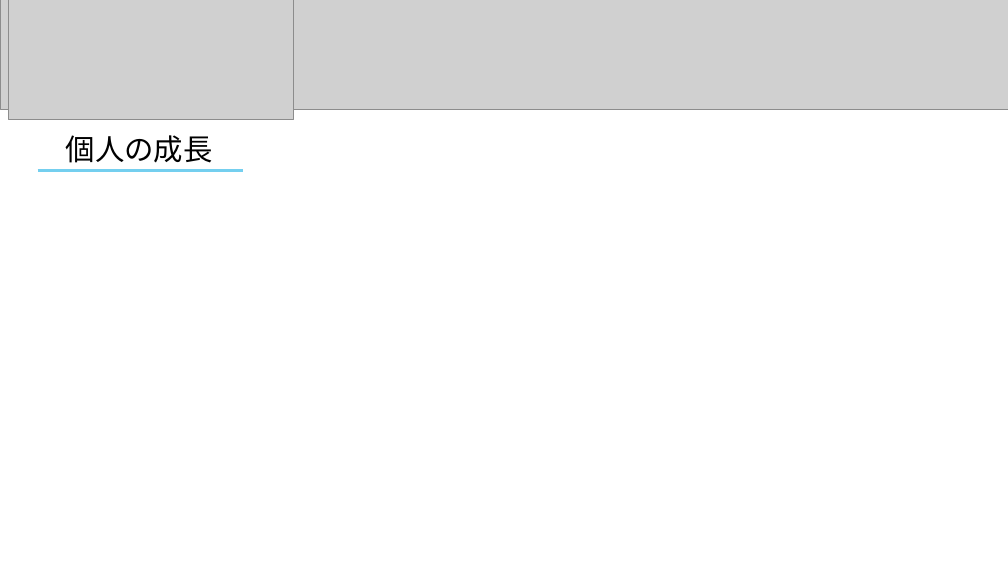
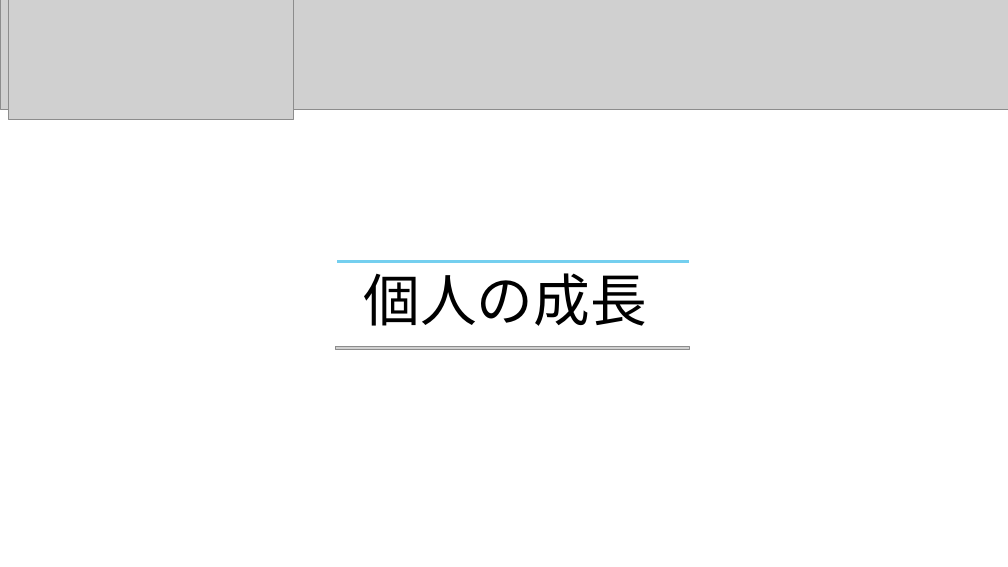
Before and after one commit to dojo2023/D-2, a slide deck: slide 15 of doc/開発演習発表資料/発表パワポ.pptm. Drawn at 1008x567 pixels with LibreOffice and Linux fonts; fonts in the diff are those of the drawing; grey boxes stand for pictures. Boxes give left, top, right and bottom in pixels: in the first picture for what was removed or moved away, otherwise in the second. Text is boxed around its words. In the diff, an @@ line names an element or a change of style, - is before the commit and + after.

```diff
--- a/doc/開発演習発表資料/発表パワポ.pptm
+++ b/doc/開発演習発表資料/発表パワポ.pptm
@@ line moved from (38, 171) - (243, 171) to (337, 262) - (689, 262) @@
@@ text "個人の成長": place and size @@
-text "個人の成長" at bbox=[66, 135, 213, 163]
+text "個人の成長" at bbox=[363, 273, 646, 326]
@@ text "個人の成長" at bbox=[363, 273, 646, 326]: size 28 to 54 pt @@
@@ picture added at bbox=[336, 346, 689, 349] @@
```
Also in this commit, not shown: 3 other slides changed, 6 slides added.
